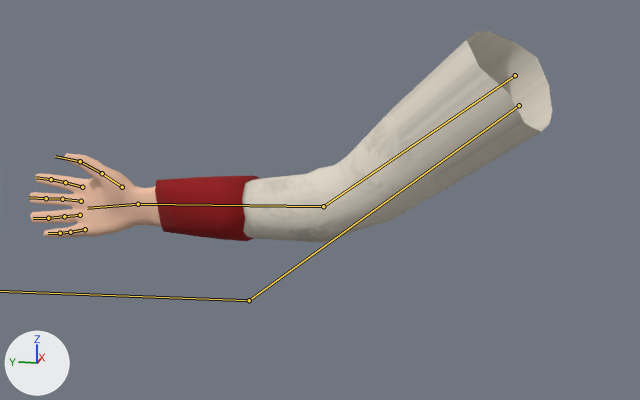
The FBX model Game/res/assets/models/Animation/Character/RightArm.fbx as it was, and as the next commit left it.
The view is the same before and after, from a 50 mm lens placed at (-91.5, -0.2, 11.6), pointed at (14.0, 20.9, -14.8). The lights are fixed; the arrows at lower left show +X, +Y and +Z. The bones that bend it are drawn over the model as lines.
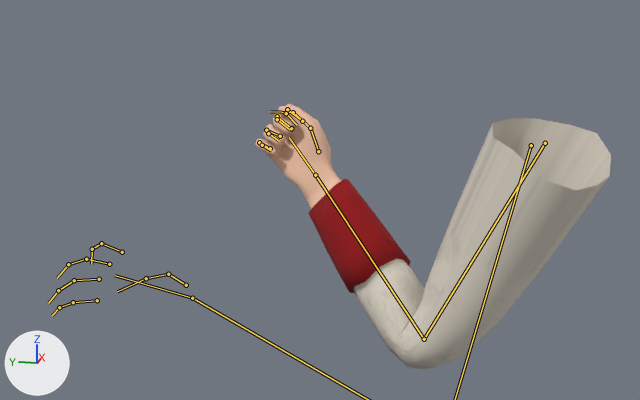
Commit message: Throwable Bottle Implementation

The newer file adds an action. The first version stands in its rest pose; the second is drawn at frame 1 of the action 'Armature|Throwable_R'.

Where the change shows, as pixel boxes (x1, y1, x2, y2) in the pictures (640 x 400 px):
```json
{"object": "Cube", "change": "posed", "before": [29, 31, 552, 242], "after": [255, 104, 611, 369], "on screen": "32% narrower, 25% taller"}
{"bone": "R_UpperArm", "before": "(515, 75) to (323, 206)", "after": "(545, 143) to (424, 339)"}
{"bone": "R_Forearm", "before": "(323, 206) to (138, 204)", "after": "(424, 339) to (315, 175)"}
{"bone": "R_Hand", "before": "(138, 204) to (87, 208)", "after": "(315, 175) to (289, 137)"}
{"bone": "R_Thumb", "before": "(122, 187) to (102, 173)", "after": "(318, 151) to (310, 128)"}
{"bone": "R_Thumb.001", "before": "(102, 173) to (80, 161)", "after": "(310, 128) to (293, 112)"}
{"bone": "R_Thumb.002", "before": "(80, 161) to (55, 156)", "after": "(293, 112) to (270, 111)"}
{"bone": "R_Pointer", "before": "(82, 187) to (65, 182)", "after": "(302, 121) to (287, 109)"}
{"bone": "R_Pointer.001", "before": "(65, 182) to (51, 179)", "after": "(287, 109) to (286, 113)"}
{"bone": "R_Pointer.002", "before": "(51, 179) to (35, 177)", "after": "(286, 113) to (297, 125)"}
{"bone": "R_Middle", "before": "(81, 201) to (62, 199)", "after": "(291, 128) to (277, 116)"}
{"bone": "R_Middle.001", "before": "(62, 199) to (46, 198)", "after": "(277, 116) to (277, 119)"}
{"bone": "R_Middle.002", "before": "(46, 198) to (29, 197)", "after": "(277, 119) to (290, 130)"}
{"bone": "R_Ring", "before": "(80, 215) to (64, 216)", "after": "(280, 136) to (266, 130)"}
{"bone": "R_Ring.001", "before": "(64, 216) to (48, 218)", "after": "(266, 130) to (268, 133)"}
{"bone": "R_Ring.002", "before": "(48, 218) to (33, 218)", "after": "(268, 133) to (279, 141)"}
{"bone": "R_Pinky", "before": "(85, 229) to (70, 232)", "after": "(270, 148) to (259, 142)"}
{"bone": "R_Pinky.001", "before": "(70, 232) to (60, 233)", "after": "(259, 142) to (262, 145)"}
{"bone": "R_Pinky.002", "before": "(60, 233) to (48, 233)", "after": "(262, 145) to (271, 150)"}
```

Edits to the scene script, one JSON object a line:
```json
{"block": "bone_r_upperarm", "where": "bone_r_upperarm = bpy.data.objects['Armature'].pose.bones['R_UpperArm']"}
{"op": "set", "path": "bone_r_upperarm.location", "old": "(0.0, 0.0, 0.0)", "new": "(-2.66, 0.0, -2.31)"}
{"op": "set", "path": "bone_r_upperarm.rotation_quaternion", "old": "(1.0, 0.0, 0.0, 0.0)", "new": "(0.932, -0.209, 0.282, -0.088)", "note": "degrees (0, 0, 0) -> degrees (-30, 29, -19)"}
{"block": "bone_r_forearm", "where": "bone_r_forearm = bpy.data.objects['Armature'].pose.bones['R_Forearm']  # child of 'R_UpperArm'"}
{"op": "set", "path": "bone_r_forearm.rotation_quaternion", "old": "(1.0, 0.0, 0.0, 0.0)", "new": "(0.815, 0.558, -0.005, 0.154)", "note": "degrees (0, 0, 0) -> degrees (67, -10, 14)"}
{"block": "bone_r_hand", "where": "bone_r_hand = bpy.data.objects['Armature'].pose.bones['R_Hand']  # child of 'R_Forearm'"}
{"op": "set", "path": "bone_r_hand.rotation_quaternion", "old": "(1.0, 0.0, 0.0, 0.0)", "new": "(0.993, -0.026, -0.003, -0.119)", "note": "degrees (0, 0, 0) -> degrees (-3, -1, -14)"}
{"block": "bone_r_thumb", "where": "bone_r_thumb = bpy.data.objects['Armature'].pose.bones['R_Thumb']  # child of 'R_Hand'"}
{"op": "set", "path": "bone_r_thumb.rotation_quaternion", "old": "(1.0, 0.0, 0.0, 0.0)", "new": "(0.985, -0.116, -0.067, 0.105)", "note": "degrees (0, 0, 0) -> degrees (-14, -6, 13)"}
{"block": "bone_r_thumb_001", "where": "bone_r_thumb_001 = bpy.data.objects['Armature'].pose.bones['R_Thumb.001']  # child of 'R_Thumb'"}
{"op": "set", "path": "bone_r_thumb_001.rotation_quaternion", "old": "(1.0, 0.0, 0.0, 0.0)", "new": "(0.976, -0.211, -0.009, 0.056)", "note": "degrees (0, 0, 0) -> degrees (-24, 0, 6)"}
{"block": "bone_r_thumb_002", "where": "bone_r_thumb_002 = bpy.data.objects['Armature'].pose.bones['R_Thumb.002']  # child of 'R_Thumb.001'"}
{"op": "set", "path": "bone_r_thumb_002.rotation_quaternion", "old": "(1.0, 0.0, 0.0, 0.0)", "new": "(0.986, -0.159, 0.006, 0.046)", "note": "degrees (0, 0, 0) -> degrees (-18, 1, 5)"}
{"block": "bone_r_pointer", "where": "bone_r_pointer = bpy.data.objects['Armature'].pose.bones['R_Pointer']  # child of 'R_Hand'"}
{"op": "set", "path": "bone_r_pointer.rotation_quaternion", "old": "(1.0, 0.0, 0.0, 0.0)", "new": "(0.842, -0.051, 0.028, 0.537)", "note": "degrees (0, 0, 0) -> degrees (-3, 6, 65)"}
{"block": "bone_r_pointer_001", "where": "bone_r_pointer_001 = bpy.data.objects['Armature'].pose.bones['R_Pointer.001']  # child of 'R_Pointer'"}
{"op": "set", "path": "bone_r_pointer_001.rotation_quaternion", "old": "(1.0, 0.0, 0.0, 0.0)", "new": "(0.817, 0.08, 0.001, 0.572)", "note": "degrees (0, 0, 0) -> degrees (8, -5, 70)"}
{"block": "bone_r_pointer_002", "where": "bone_r_pointer_002 = bpy.data.objects['Armature'].pose.bones['R_Pointer.002']  # child of 'R_Pointer.001'"}
{"op": "set", "path": "bone_r_pointer_002.rotation_quaternion", "old": "(1.0, 0.0, 0.0, 0.0)", "new": "(0.873, 0.04, -0.008, 0.486)", "note": "degrees (0, 0, 0) -> degrees (4, -3, 58)"}
{"block": "bone_r_middle", "where": "bone_r_middle = bpy.data.objects['Armature'].pose.bones['R_Middle']  # child of 'R_Hand'"}
{"op": "set", "path": "bone_r_middle.rotation_quaternion", "old": "(1.0, 0.0, 0.0, 0.0)", "new": "(0.886, -0.135, 0.12, 0.428)", "note": "degrees (0, 0, 0) -> degrees (-8, 19, 50)"}
{"block": "bone_r_middle_001", "where": "bone_r_middle_001 = bpy.data.objects['Armature'].pose.bones['R_Middle.001']  # child of 'R_Middle'"}
{"op": "set", "path": "bone_r_middle_001.rotation_quaternion", "old": "(1.0, 0.0, 0.0, 0.0)", "new": "(0.769, -0.116, 0.047, 0.627)", "note": "degrees (0, 0, 0) -> degrees (-7, 13, 78)"}
{"block": "bone_r_middle_002", "where": "bone_r_middle_002 = bpy.data.objects['Armature'].pose.bones['R_Middle.002']  # child of 'R_Middle.001'"}
{"op": "set", "path": "bone_r_middle_002.rotation_quaternion", "old": "(1.0, 0.0, 0.0, 0.0)", "new": "(0.88, 0.007, -0.151, 0.45)", "note": "degrees (0, 0, 0) -> degrees (-7, -16, 55)"}
{"block": "bone_r_ring", "where": "bone_r_ring = bpy.data.objects['Armature'].pose.bones['R_Ring']  # child of 'R_Hand'"}
{"op": "set", "path": "bone_r_ring.rotation_quaternion", "old": "(1.0, 0.0, 0.0, 0.0)", "new": "(0.793, -0.231, 0.041, 0.563)", "note": "degrees (0, 0, 0) -> degrees (-20, 19, 67)"}
{"block": "bone_r_ring_001", "where": "bone_r_ring_001 = bpy.data.objects['Armature'].pose.bones['R_Ring.001']  # child of 'R_Ring'"}
{"op": "set", "path": "bone_r_ring_001.rotation_quaternion", "old": "(1.0, 0.0, 0.0, 0.0)", "new": "(0.854, -0.11, -0.01, 0.509)", "note": "degrees (0, 0, 0) -> degrees (-11, 5, 61)"}
{"block": "bone_r_ring_002", "where": "bone_r_ring_002 = bpy.data.objects['Armature'].pose.bones['R_Ring.002']  # child of 'R_Ring.001'"}
{"op": "set", "path": "bone_r_ring_002.rotation_quaternion", "old": "(1.0, 0.0, 0.0, 0.0)", "new": "(0.954, -0.014, -0.125, 0.272)", "note": "degrees (0, 0, 0) -> degrees (-6, -13, 33)"}
{"block": "bone_r_pinky", "where": "bone_r_pinky = bpy.data.objects['Armature'].pose.bones['R_Pinky']  # child of 'R_Hand'"}
{"op": "set", "path": "bone_r_pinky.rotation_quaternion", "old": "(1.0, 0.0, 0.0, 0.0)", "new": "(0.732, -0.273, 0.053, 0.623)", "note": "degrees (0, 0, 0) -> degrees (-22, 25, 76)"}
{"block": "bone_r_pinky_001", "where": "bone_r_pinky_001 = bpy.data.objects['Armature'].pose.bones['R_Pinky.001']  # child of 'R_Pinky'"}
{"op": "set", "path": "bone_r_pinky_001.rotation_quaternion", "old": "(1.0, 0.0, 0.0, 0.0)", "new": "(0.873, -0.049, -0.028, 0.485)", "note": "degrees (0, 0, 0) -> degrees (-7, 0, 58)"}
{"block": "bone_r_pinky_002", "where": "bone_r_pinky_002 = bpy.data.objects['Armature'].pose.bones['R_Pinky.002']  # child of 'R_Pinky.001'"}
{"op": "set", "path": "bone_r_pinky_002.rotation_quaternion", "old": "(1.0, 0.0, 0.0, 0.0)", "new": "(0.959, 0.01, -0.013, 0.283)", "note": "degrees (0, 0, 0) -> degrees (1, -2, 33)"}
```
